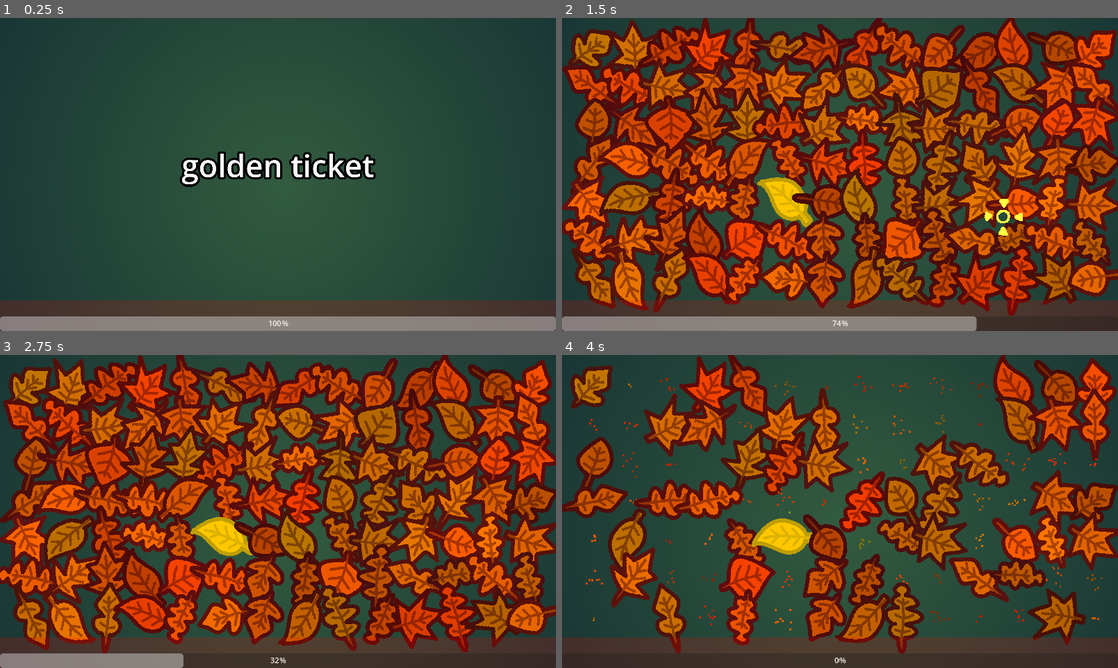
Above: before the commit, frames 1-4 (two rows, left to right).
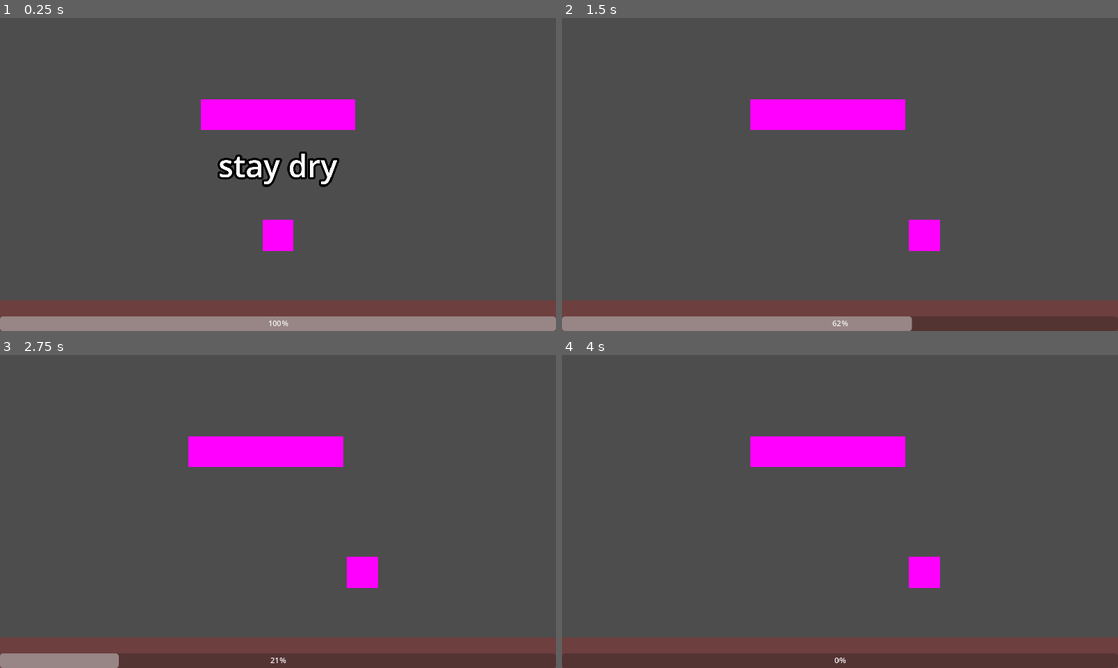
Above: after the commit, the same moments.

Repository: osid54/microgamejam
Game: Godot game, scene res://osid_games/fireGame/main/fireRainGame.tscn
The game is run twice, just before and just after one commit, with the same random seed, the same clock (stepped at 60 frames per second) and the same inputs. Before the commit the project starts from res://osid_games/leafGame/main/goldenLeafGame.tscn.
Inputs (mouse positions are in pixels of both pictures, inside the frame that each line leads up to):
- Up to frame 1 (0.25 s): no input
- Up to frame 2 (1.5 s): tap Enter (action) at 0.5, 0.6, 1.35 s; move the mouse to (962, 158) at 0.52 s; hold Right (right) 0.53-1.28 s; click (962, 158) at 0.67 s; move the mouse to (728, 190) at 1.27 s; hold Down (down) from 1.28 s (still down)
- Up to frame 3 (2.75 s): move the mouse to (333, 442) at 2.02 s; release Down (down) at 2.03 s; hold Right (right) from 2.03 s (still down); tap Enter (action) at 2.1 s
- Up to frame 4 (4 s): move the mouse to (812, 574) at 2.77 s; release Right (right) at 2.78 s; hold Up (up) 2.78-3.53 s; tap Enter (action) at 2.85, 3.6 s; click (812, 574) at 2.92 s; move the mouse to (1006, 558) at 3.52 s; hold Left (left) from 3.53 s (still down)

The runs differ from the first frame. In frame 1, 95% of the frame differs, in the area x 0-100%, y 0-100%; in frame 2, 97%; in frame 3, 97%; in frame 4, 97%.

Commit message:
fireball base game finished

Diff:
--- /dev/null
+++ b/osid_games/fireGame/assets/fireBall.gd
@@ -0,0 +1,15 @@
+extends CharacterBody2D
+
+var SPEED = 700.0
+
+func _ready():
+	SPEED*=(1+.5*GlobalData.speed)
+
+func _physics_process(_delta):
+	var direction = Input.get_axis("left", "right")
+	if direction:
+		velocity.x = direction * SPEED
+	else:
+		velocity.x = move_toward(velocity.x, 0, SPEED)
+
+	move_and_slide()
--- /dev/null
+++ b/osid_games/fireGame/main/fireRainGame.gd
@@ -0,0 +1,42 @@
+extends Microgame
+
+@onready var umbrella = $Path2D/PathFollow2D
+@onready var player = $fireBall
+var go = true
+var lose = false
+
+func _ready():
+	umbrella.progress_ratio = .5
+	player.position.x = 1152/2.0
+	set_process(false)
+
+func _process(_delta):
+	if lose:
+		set_process(false)
+		return
+	if go:
+		move()
+
+func _on_start_game():
+	set_process(true)
+
+func _on_timeout():
+	won.emit()
+
+func move():
+	go = false
+	var start = umbrella.progress_ratio
+	var end = randf()
+	var time = (abs(end-start)*2*1)*(1-.6*GlobalData.speed)
+	print(time)
+	for i in 100:
+		if lose:
+			break
+		umbrella.progress_ratio = lerp(start,end,(i+1.0)/100)
+		await get_tree().create_timer(time/100).timeout
+	go = true
+
+func fireballOut(_area):
+	lost.emit()
+	lose = true
+	player.SPEED = 0
--- /dev/null
+++ b/osid_games/fireGame/main/fireRainGame.tscn
@@ -0,0 +1,63 @@
+[gd_scene load_steps=9 format=3 uid="uid://cbfu6v1xoyvsh"]
+
+[ext_resource type="PackedScene" uid="uid://cdh430445qvyh" path="res://Microgame.tscn" id="1_nldqr"]
+[ext_resource type="Script" path="res://osid_games/fireGame/main/fireRainGame.gd" id="2_tcr5c"]
+[ext_resource type="Script" path="res://osid_games/fireGame/assets/fireBall.gd" id="3_p6mlt"]
+
+[sub_resource type="Curve2D" id="Curve2D_d277i"]
+_data = {
+"points": PackedVector2Array(0, 0, 0, 0, 200, 200, 0, 0, 0, 0, 952, 200)
+}
+point_count = 2
+
+[sub_resource type="PlaceholderTexture2D" id="PlaceholderTexture2D_h051i"]
+size = Vector2(320, 64)
+
+[sub_resource type="RectangleShape2D" id="RectangleShape2D_7wdhp"]
+size = Vector2(320, 300)
+
+[sub_resource type="RectangleShape2D" id="RectangleShape2D_liutp"]
+size = Vector2(64, 64)
+
+[sub_resource type="PlaceholderTexture2D" id="PlaceholderTexture2D_3eukl"]
+size = Vector2(64, 64)
+
+[node name="Microgame" instance=ExtResource("1_nldqr")]
+script = ExtResource("2_tcr5c")
+
+[node name="ActionLabel" parent="MicrogameOverlay/Control" index="2"]
+text = "stay dry"
+
+[node name="Path2D" type="Path2D" parent="." index="2"]
+curve = SubResource("Curve2D_d277i")
+
+[node name="PathFollow2D" type="PathFollow2D" parent="Path2D" index="0"]
+position = Vector2(576, 200)
+progress = 376.0
+
+[node name="Sprite2D" type="Sprite2D" parent="Path2D/PathFollow2D" index="0"]
+texture = SubResource("PlaceholderTexture2D_h051i")
+
+[node name="Area2D" type="Area2D" parent="Path2D/PathFollow2D" index="1"]
+
+[node name="CollisionShape2D" type="CollisionShape2D" parent="Path2D/PathFollow2D/Area2D" index="0"]
+position = Vector2(0, 142)
+shape = SubResource("RectangleShape2D_7wdhp")
+
+[node name="fireBall" type="CharacterBody2D" parent="." index="3"]
+position = Vector2(576, 450)
+motion_mode = 1
+script = ExtResource("3_p6mlt")
+
+[node name="CollisionShape2D" type="CollisionShape2D" parent="fireBall" index="0"]
+shape = SubResource("RectangleShape2D_liutp")
+
+[node name="Sprite2D" type="Sprite2D" parent="fireBall" index="1"]
+texture = SubResource("PlaceholderTexture2D_3eukl")
+
+[node name="Area2D" type="Area2D" parent="fireBall" index="2"]
+
+[node name="CollisionShape2D" type="CollisionShape2D" parent="fireBall/Area2D" index="0"]
+shape = SubResource("RectangleShape2D_liutp")
+
+[connection signal="area_exited" from="fireBall/Area2D" to="." method="fireballOut"]
--- a/project.godot
+++ b/project.godot
@@ -11,7 +11,7 @@
 [application]
 
 config/name="microgamejam"
-run/main_scene="res://osid_games/leafGame/main/goldenLeafGame.tscn"
+run/main_scene="res://osid_games/fireGame/main/fireRainGame.tscn"
 config/features=PackedStringArray("4.1", "Forward Plus")
 config/icon="res://unused/mine.png"
 
@@ -23,8 +23,6 @@
 
 [display]
 
-window/size/mode=3
-window/size/borderless=true
 window/stretch/mode="canvas_items"
 window/stretch/aspect="expand"
 window/main_scene="res://osid_games/leafGame/main/goldenLeafGame.tscn"
--- a/singletons/GlobalData.gd
+++ b/singletons/GlobalData.gd
@@ -7,4 +7,4 @@
 ## this is the current speed of the game.
 ## it will start at 0.0, and gradually approach 1.0 as the game progresses.
 ## it is your responsibility to make your microgame get faster with this variable.
-var speed: float = 0.0
+var speed: float = 1
